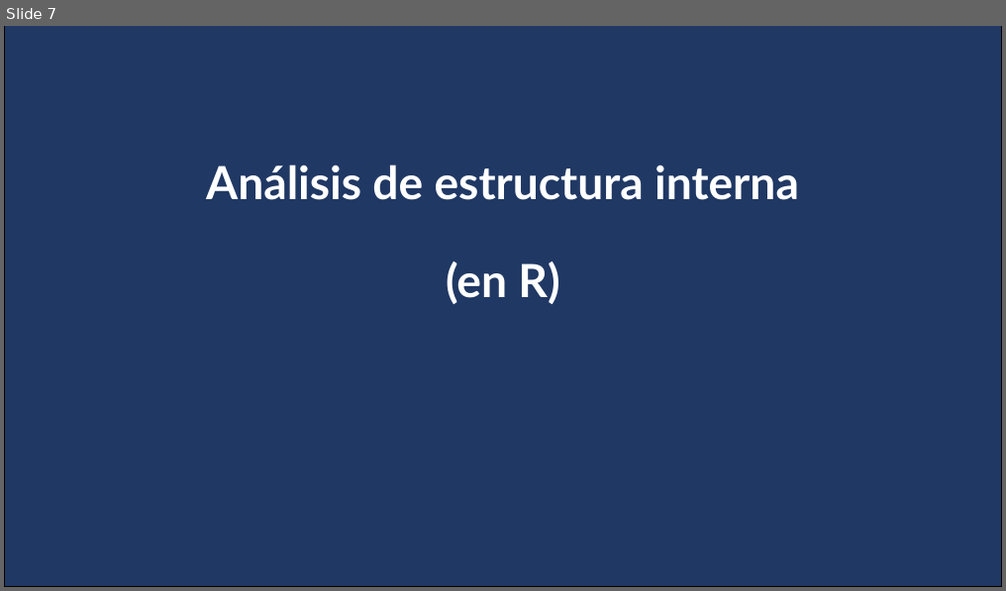
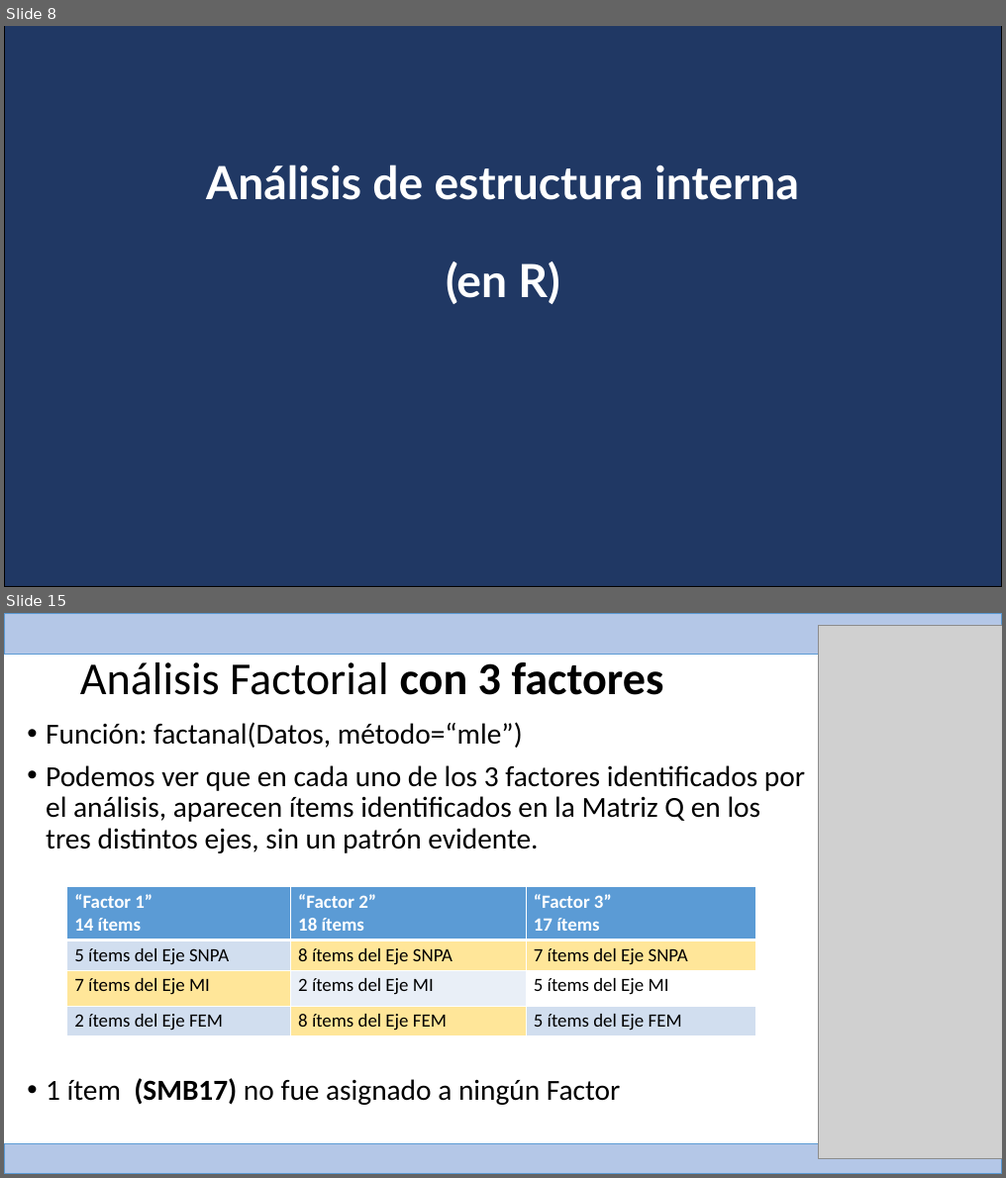
Before and after one commit to Adrifelcha/afchavez-019, a slide deck: RIMEDIE/Mat09_2015/Assessing the Model/Reporte_Resumen_Indices_TCT_AFC_AFE_MAT09.pptx. Shown one above the other, each under a label of ours: slide 7 before the commit, slides 8 and 15 after it; the slides between them are not shown. The pictures are 1006x591 and 1006x1178 pixels, drawn with LibreOffice and Linux fonts; fonts in the diff are those of the drawing; grey boxes stand for pictures. Boxes give left, top, right and bottom in pixels: in the first picture for what was removed or moved away, otherwise in the second. Text is boxed around its words. In the diff, an @@ line names an element or a change of style, - is before the commit and + after.

```diff
--- a/RIMEDIE/Mat09_2015/Assessing the Model/Reporte_Resumen_Indices_TCT_AFC_AFE_MAT09.pptx
+++ b/RIMEDIE/Mat09_2015/Assessing the Model/Reporte_Resumen_Indices_TCT_AFC_AFE_MAT09.pptx
@@ slide 15 added at [4, 613, 1002, 1174], background #FFFFFF @@
@@ rectangle added at [4, 613, 1002, 655], fill #B4C7E7, outline #5B9BD5 1 pt @@
@@ picture added at [818, 625, 1002, 1159] @@
@@ title added at [80, 663, 664, 695], 44 pt, text #000000 @@
+Análisis Factorial con 3 factores
@@ text added at [46, 722, 805, 1105], 28 pt, text #000000 @@
+• Función: factanal(Datos, método=“mle”)
+• Podemos ver que en cada uno de los 3 factores identificados por el análisis, aparecen ítems identificados en la Matriz Q en los tres distintos ejes, sin un patrón evidente.
+• 1 ítem (SMB17) no fue asignado a ningún Factor
@@ table added at [67, 887, 755, 1036], 4 rows, 3 columns @@
+“Factor 1” / 14 ítems | “Factor 2” / 18 ítems | “Factor 3” / 17 ítems
+5 ítems del Eje SNPA | 8 ítems del Eje SNPA | 7 ítems del Eje SNPA
+7 ítems del Eje MI | 2 ítems del Eje MI | 5 ítems del Eje MI
+2 ítems del Eje FEM | 8 ítems del Eje FEM | 5 ítems del Eje FEM
@@ rectangle added at [4, 1145, 1002, 1174], fill #B4C7E7, outline #5B9BD5 1 pt @@
@@ what was slide 7 is now slide 8 @@
```
Also in this commit, not shown: 1 slide changed, 12 other slides added, 4 slides removed, 4 other files.
